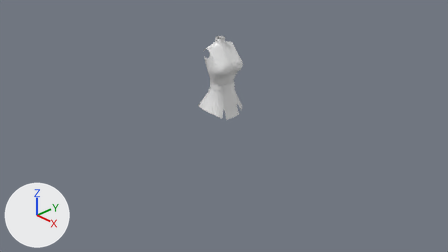
A saved change to the Blender file solar_marine_model/character_solar_marine.blend.
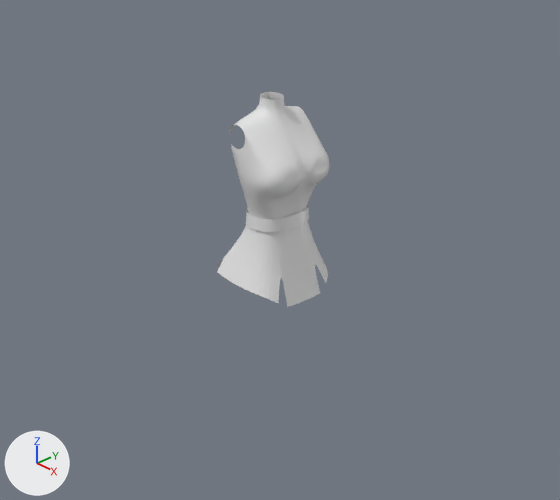
Old and new are each drawn from the file's camera 'Camera' and again close up on the part from 25% to 74% of the width and 0% to 78% of the height. The axes (+X, +Y, +Z) are drawn at lower left. The lights are the same throughout.

Names of what the first close-up shows: 'OutfitBelt', 'OutfitShirt'.
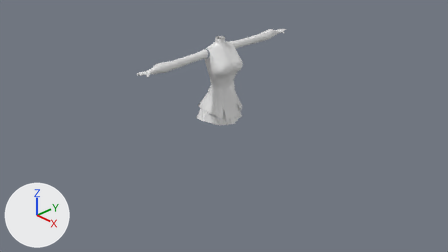
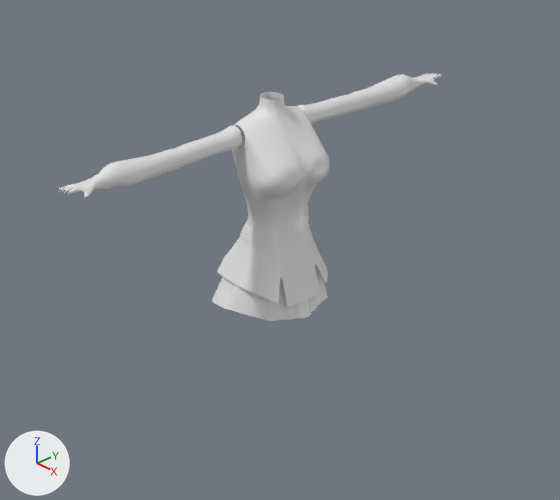
Patch to the scene script:
```diff
--- a/solar_marine_model/character_solar_marine.blend.py
+++ b/solar_marine_model/character_solar_marine.blend.py
@@ ob_outfitarm @@
 _m = ob_outfitarm.modifiers.new('Subdivision', 'SUBSURF')
-ob_outfitarm.hide_set(True)
@@ ob_outfitskirt @@
 _m = ob_outfitskirt.modifiers.new('Subdivision', 'SUBSURF')
-ob_outfitskirt.hide_set(True)
```

Pixel boxes (x1, y1, x2, y2) of what changed, in the close-ups (560 x 500 px):
'OutfitArm', shown
    after: (58, 73, 442, 198)
'OutfitSkirt', shown
    after: (212, 265, 328, 321)
